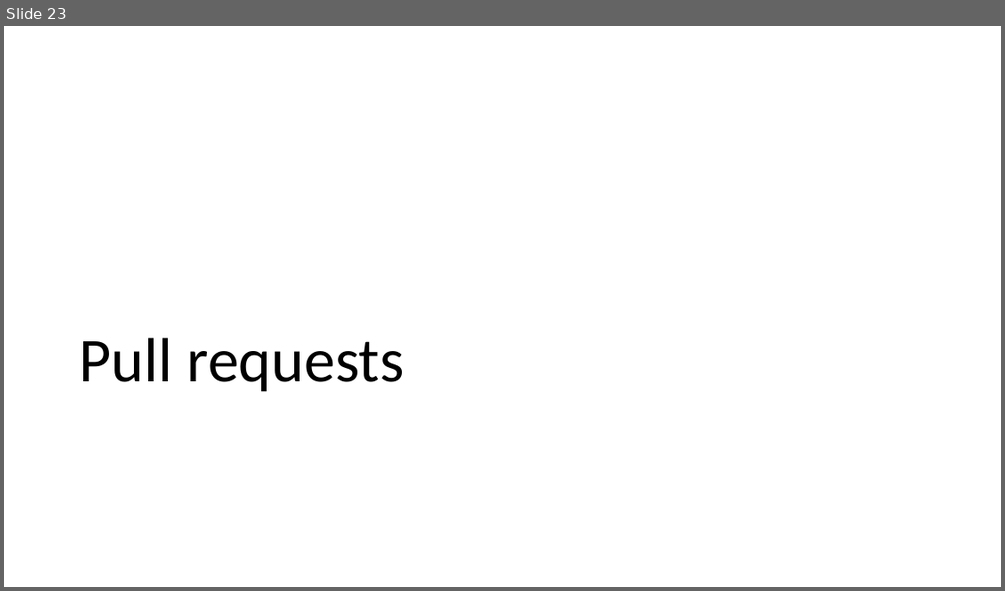
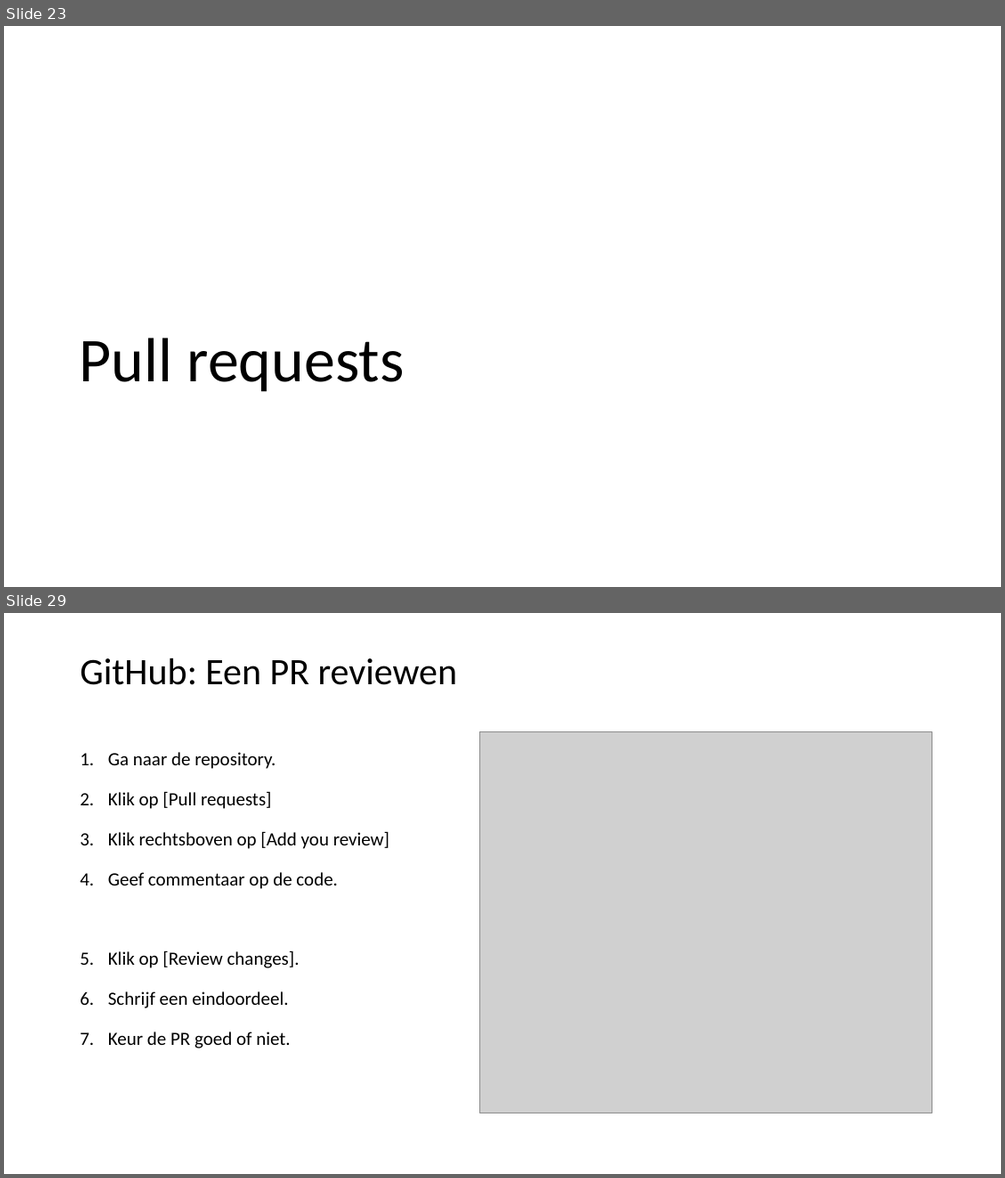
Before and after one commit to LFKoning/knowledge-sharing, a slide deck: git_course/2_collaboration/git_collaboration.pptx. Shown one above the other, each under a label of ours: slide 23 before the commit, slides 23 and 29 after it; the slides between them are not shown. The pictures are 1005x591 and 1005x1178 pixels, drawn with LibreOffice and Linux fonts; fonts in the diff are those of the drawing; grey boxes stand for pictures. Boxes give left, top, right and bottom in pixels: in the first picture for what was removed or moved away, otherwise in the second. Text is boxed around its words. In the diff, an @@ line names an element or a change of style, - is before the commit and + after.

```diff
--- a/git_course/2_collaboration/git_collaboration.pptx
+++ b/git_course/2_collaboration/git_collaboration.pptx
@@ slide 29 added at [4,613,1001,1174], background #FFFFFF @@
@@ title added at [80,658,458,685], 36 pt, text #000000 @@
+GitHub: Een PR reviewen
@@ picture added at [479,732,933,1112] @@
@@ text added at [108,752,389,1048], 18 pt, text #000000 @@
+1. Ga naar de repository.
+2. Klik op [Pull requests]
+3. Klik rechtsboven op [Add you review]
+4. Geef commentaar op de code.
+5. Klik op [Review changes].
+6. Schrijf een eindoordeel.
+7. Keur de PR goed of niet.
```
Also in this commit, not shown: 2 slides changed, 24 other slides added, 2 other files.
